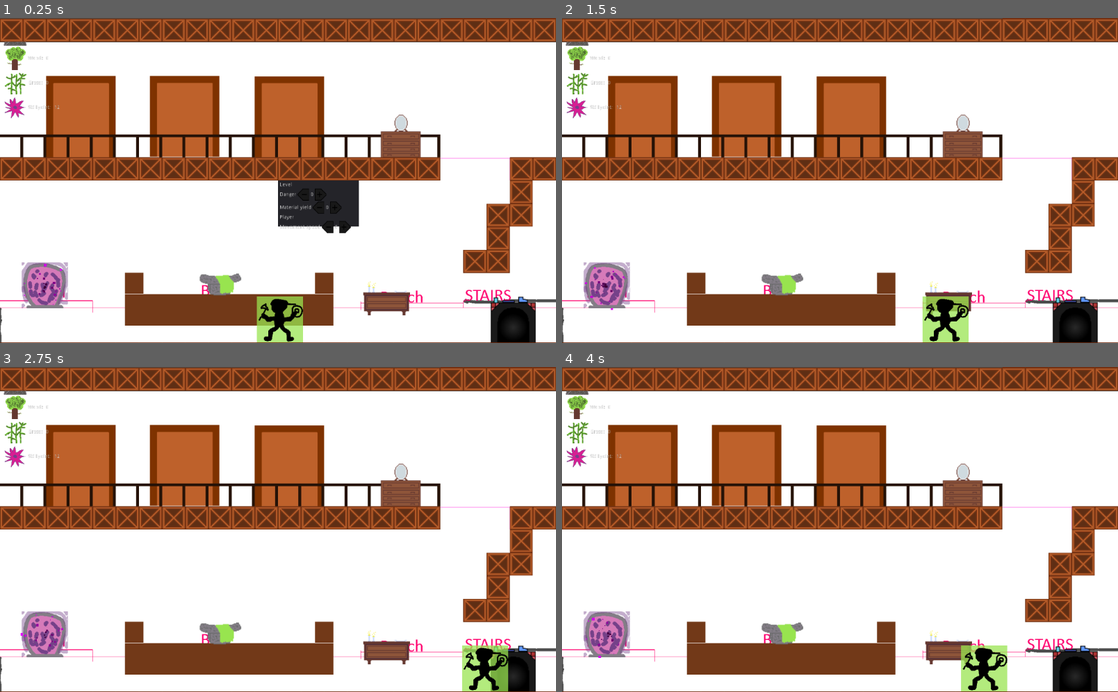
Above: before the commit, frames 1-4 (two rows, left to right).
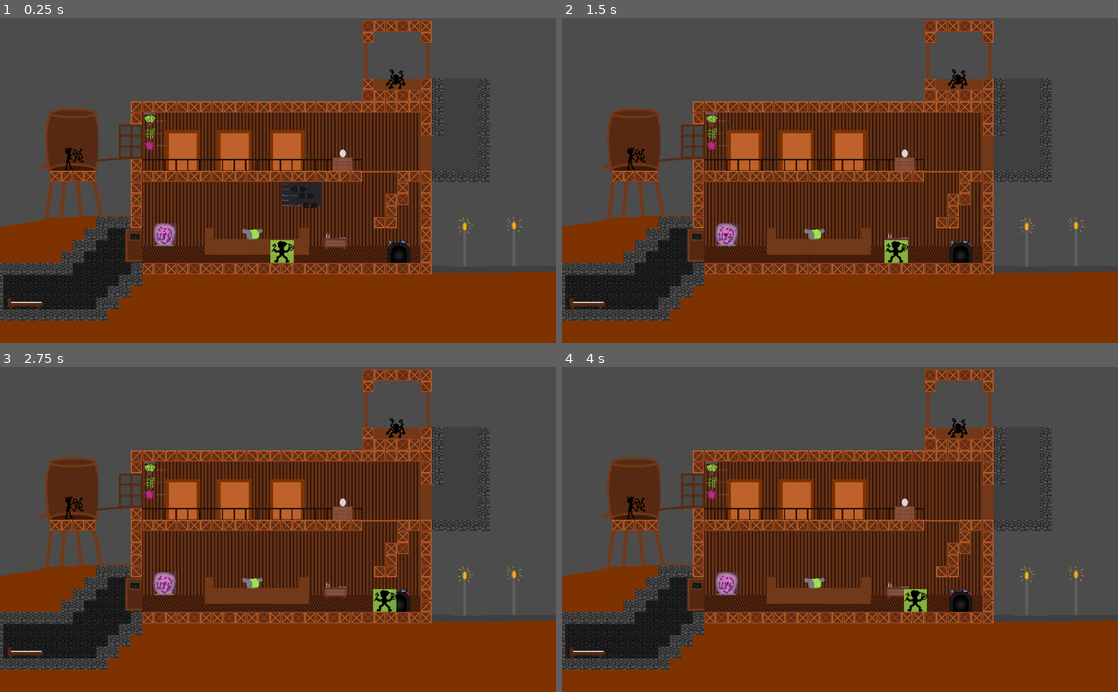
Above: after the commit, the same moments.

Repository: judo347/Project-GatheringPlatform
Game: Godot game, scene res://gamefiles/scenes/Homebase.tscn
Same seed, same stepped clock (60 frames per second), same inputs: the game is played once before the commit and once after it. This scene is started directly instead of the project's main scene.
Inputs (mouse positions are in pixels of both pictures, inside the frame that each line leads up to):
- Up to frame 1 (0.25 s): no input
- Up to frame 2 (1.5 s): tap Enter at 0.5 s; move the mouse to (962, 164) at 0.52 s; hold Right (ui_right) 0.53-1.25 s; click (962, 164) at 0.67 s; drag from (728, 196) to (784, 284) at 1.27 s
- Up to frame 3 (2.75 s): tap Space at 2 s; move the mouse to (333, 458) at 2.02 s; hold Right (ui_right) from 2.03 s (still down)
- Up to frame 4 (4 s): release Right (ui_right) at 2.75 s; drag from (812, 594) to (1073, 669) at 2.77 s; tap Enter at 3.5 s; move the mouse to (1006, 578) at 3.52 s; hold Left (ui_left) from 3.53 s (still down)

The runs differ from the first frame. In frame 1, 93% of the frame differs, in the area x 0-100%, y 0-100%; in frame 2, 93%; in frame 3, 93%; in frame 4, 93%.

Commit message:
Updated several backgrounds.

Diff:
--- a/Project-Gathering Platform/gamefiles/scenes/Homebase.tscn
+++ b/Project-Gathering Platform/gamefiles/scenes/Homebase.tscn
@@ -131,7 +131,7 @@
 [node name="Backgrounds" type="Node2D" parent="MetaTextures"]
 
 [node name="upstairs" type="Sprite" parent="MetaTextures/Backgrounds"]
-position = Vector2( 0, -190 )
+position = Vector2( 0, -192 )
 texture = ExtResource( 1 )
 
 [node name="downstairs" type="Sprite" parent="MetaTextures/Backgrounds"]
@@ -181,8 +181,9 @@
 texture = ExtResource( 10 )
 
 [node name="Camera2D" type="Camera2D" parent="."]
+position = Vector2( -18, -9 )
 current = true
-zoom = Vector2( 1.5, 1.5 )
+zoom = Vector2( 3, 3 )
 
 [node name="Benches" type="Node" parent="."]
 script = ExtResource( 11 )
Binary file changed: Project-Gathering Platform/resources/02/homebase/background_barrel.png
Binary file changed: Project-Gathering Platform/resources/02/homebase/background_downstairs.png
Binary file changed: Project-Gathering Platform/resources/02/homebase/background_upstairs.png
Not shown, changed: RawAssets/SecondVersion/background_barrel.pdn
Not shown, added: RawAssets/SecondVersion/background_downstairs.pdn
Not shown, added: RawAssets/SecondVersion/background_downstairs.png
Not shown, added: RawAssets/SecondVersion/background_upstairs.pdn
